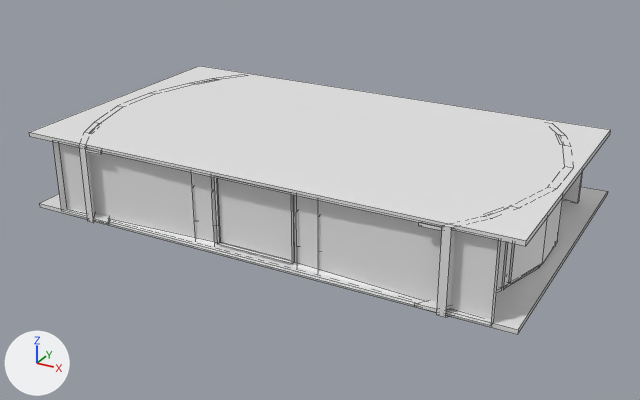
Before and after pictures for a commit that changed the FBX model Assets/Assets/3D/MatePlayer_scene/MatePlayer_scene.fbx.
Both versions are drawn from a camera (50 mm lens) standing at (58.1, -107.1, 54.7) and looking at (-0.7, -0.2, 1.3). Lighting does not change. The marker at lower left points along +X, +Y and +Z. Mesh edges are drawn as thin lines. Where no turn or scale is listed for an object, it has been applied to the vertices.

Objects in the first picture: 'Ceiling', 'Ground', 'Pillars_back', 'Wall_Door', 'Wall_RL', 'Wall_RL_Light', 'Wall_back'.
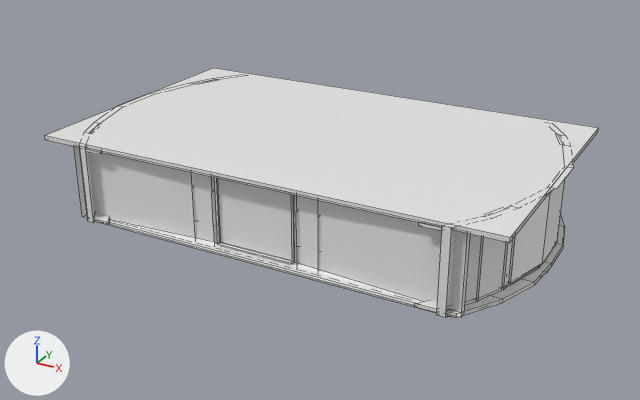
Commit message: [Change] The mate player scene 3D model.

Boxes [x1, y1, x2, y2] around the edits, measured in the pictures (640 x 400 px):
'Ceiling', mesh rescaled
    before: [29, 66, 611, 246]
    after: [45, 68, 598, 243]
'Wall_back', reshaped (12% narrower, 7% shorter)
    before: [53, 140, 501, 326]
    after: [74, 145, 470, 318]
'Ground', reshaped
    before: [39, 187, 608, 334]
    after: [95, 216, 565, 318]

The edits, one by one:
me_cube is used by ob_ground; location (0.0, 7.5, 0.0).
me_cube had 8 vertices, 6 faces and spanned x -37.7..36.1, y -27.9..17.9, z 0.1..0.7.
me_cube now has 32 vertices, 30 faces and spans x -35.0..34.9, y -27.9..14.0, z 0.1..0.7.
me_cube part 2: the whole mesh is rebuilt.
me_cube_036 has 12 vertices, 8 faces and spans x -33.0..33.0, y -1.0..0.5, z -5.6..5.6.
me_cube_036 is used by ob_wall_back; location (0.0, -19.6, 6.0).
Before the commit, vertices of me_cube_036: 0 (33.0, -1.0, -5.6) at pixel (491, 325), 1 (33.0, -1.0, 5.6) at pixel (498, 238), 2 (-33.0, -1.0, -5.6) at pixel (61, 211), 3 (-33.0, -1.0, 5.6) at pixel (52, 140), 4 (33.0, 0.0, -5.6) at pixel (493, 321).
Before the commit, vertices of me_cube_036: 5 (33.0, 0.0, 5.6), 6 (-33.0, 0.0, 5.6), 7 (-33.0, 0.0, -5.6).
Part 3, on me_cube_036:
Vertices 0, 1, 4, 5 of me_cube_036 move by (-3.6, 0.0, 0.0).
Vertices 2, 3, 6, 7 of me_cube_036 move by (4.0, 0.0, 0.0).
me_cube_002 has 8 vertices, 6 faces and spans x -37.6..36.0, y -28.1..13.6, z 11.4..12.1.
me_cube_002 is used by ob_ceiling; location (0.0, 7.5, 0.0).
me_cube_002 part 1: the whole mesh is scaled about its middle by (0.934, 1, 1), then moved by (0.7, 0.0, 0.0).
